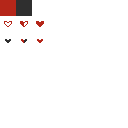
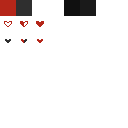
Two versions of the same layered image (w=128, h=128). Layer-by-layer changes:
painted on "Layer 2" over [64, 0, 96, 16]
